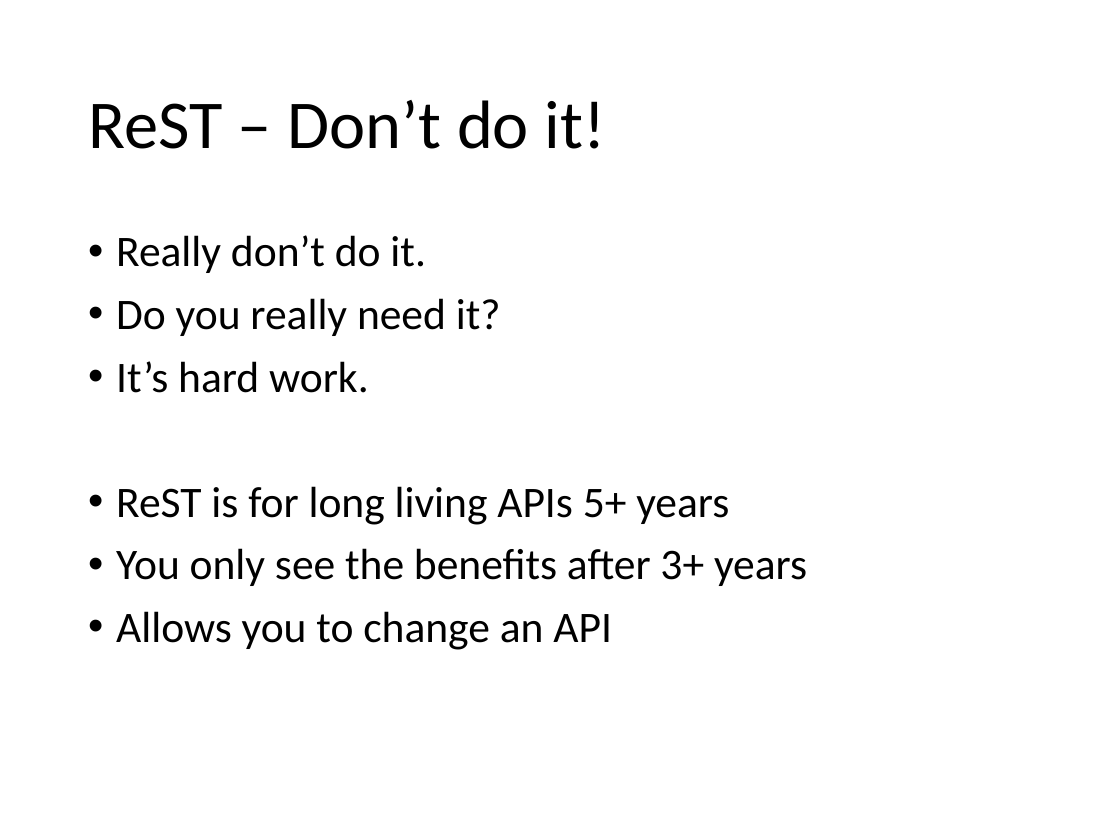
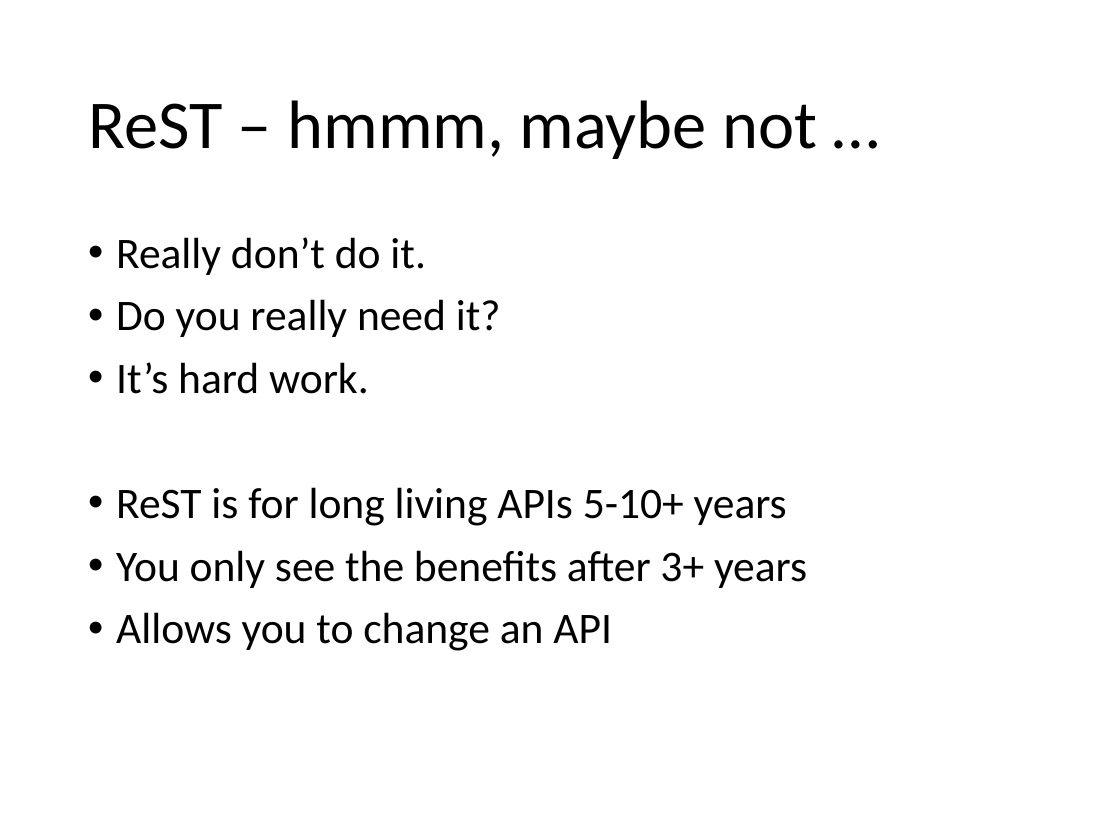
Before and after one commit to holytshirt/httpapipatterns, a slide deck: slide 6 of http api patterns.pptx (slide 4 before the commit). Drawn at 1120x840 pixels with LibreOffice and Linux fonts; fonts in the diff are those of the drawing. Boxes give left, top, right and bottom in pixels: in the first picture for what was removed or moved away, otherwise in the second. Text is boxed around its words. In the diff, an @@ line names an element or a change of style, - is before the commit and + after.

```diff
--- a/http api patterns.pptx
+++ b/http api patterns.pptx
@@ title at (88,100,817,159): text changed @@
-ReST – Don’t do it!
+ReST – hmmm, maybe not …
@@ text at (116,487,787,526): text changed @@
-• ReST is for long living APIs 5+ years
+• ReST is for long living APIs 5-10+ years
```
Also in this commit, not shown: 1 other slide changed, 2 slides added.
